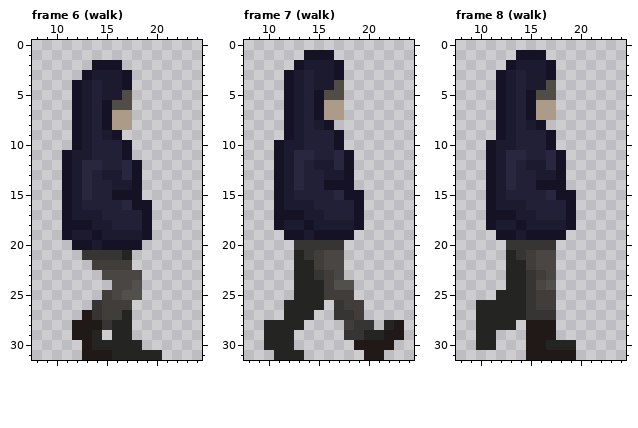
Two states of a pixel-art file, project/player/player_2d/art/man combined.aseprite. Above, as it was before the edit.
32x32 pixels, 8 frames. Colours within 5 levels of each other are drawn and written as one. Shown: frame 6 (walk): x 8..24, y 0..31; frame 7 (walk): x 8..24, y 0..31; frame 8 (walk): x 8..24, y 0..31. The commit also changed other frames, which this record leaves out.
Once edited:
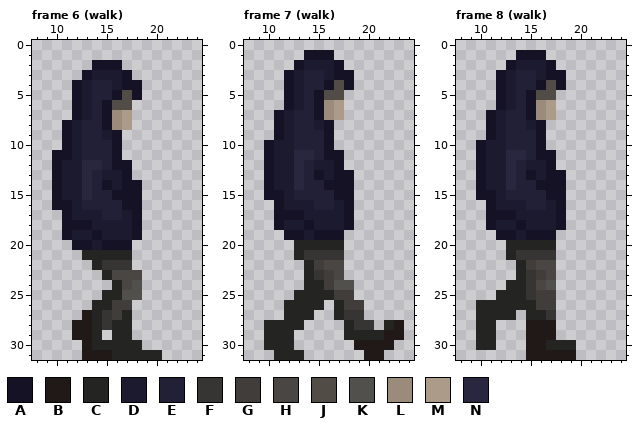
Palette (. is transparent): A #141224  B #201918  C #242423  D #1c1a2e  E #222037  F #373533  G #403d3b  H #494643  J #524c47  K #52504d  L #9b8b7b  M #ad9b8a  N #292640
From old to new:
Changed rows in their new state; - is an unchanged pixel.
Frame 6 (walk):
first column x 10:
 4 -----E--A-
 5 -----EA-A-
 7 ------L---
 8 -ADE--L---
 9 -ADE------
10 -ADE--A.--
11 A--E--A.--
12 AD----AA.-
13 AD-----A.-
14 AD---A-A--
15 AD--------
16 A------A-.
17 -------DA.
18 ------DDA.
19 --------A.
20 --------.-
21 ---CCCC---
22 ----CFFF--
23 -----C----
24 ------C---
25 -----CC---
26 ----CC----
27 ----CF----
28 ----C-----
Frame 7 (walk):
first column x 10:
 3 -----E--A-
 4 -----EA-A-
 6 ------L---
 7 -ADE--L---
 8 -ADE------
 9 -ADE--A.--
10 AD-E--A.--
11 AD----AA.-
12 AD-----A.-
13 AD---A-A--
14 AD--------
15 A------A-.
16 -------DA.
17 ------DDA.
18 --------A.
19 --------.-
20 ---CCCCC--
21 -----FFF--
22 ---.------
23 ---.------
24 ---.------
25 ------C---
26 -------C--
27 -------C-F
28 --------C-
29 --------CC
Frame 8 (walk):
first column x 10:
 3 -----E--A-
 4 -----EA-A-
 6 ------L---
 7 -ADE--L---
 8 -ADE------
 9 -ADE--A.--
10 AD-E--A.--
11 AD----AA.-
12 AD-----A.-
13 AD---A-A--
14 AD--------
15 A------A-.
16 -------DA.
17 ------DDA.
18 --------A.
19 --------.-
20 ---CCCCC--
21 -----FFF--
22 ---.------
23 ---.------
26 -----C----
27 ----.CC---
28 --..------
